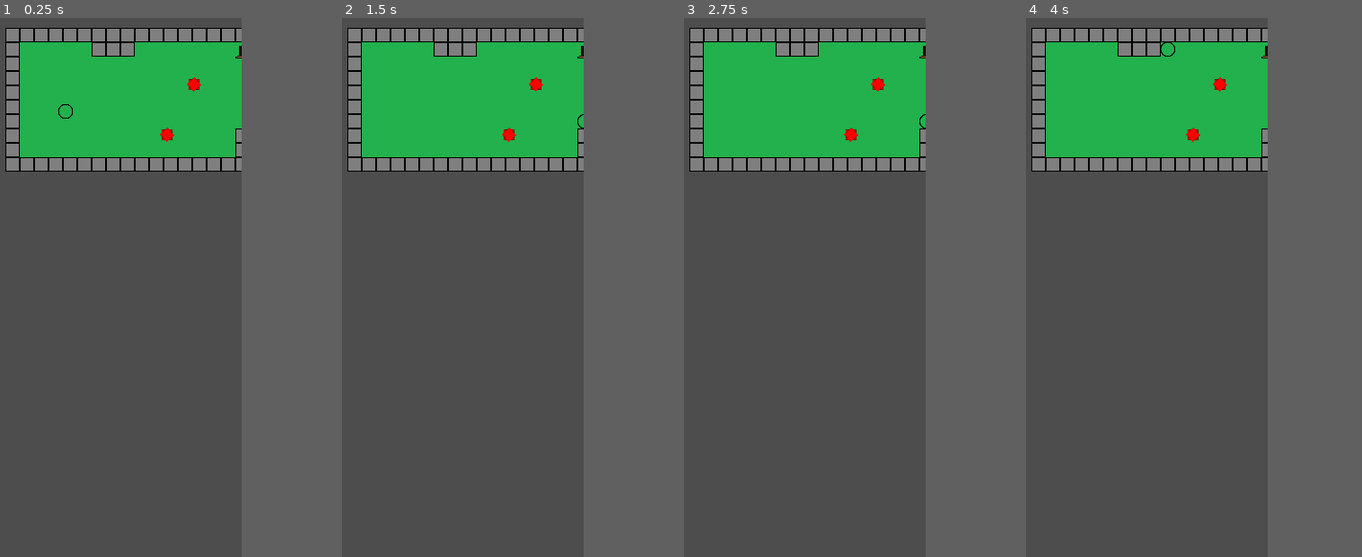
Above: before the commit, frames 1-4 (left to right).
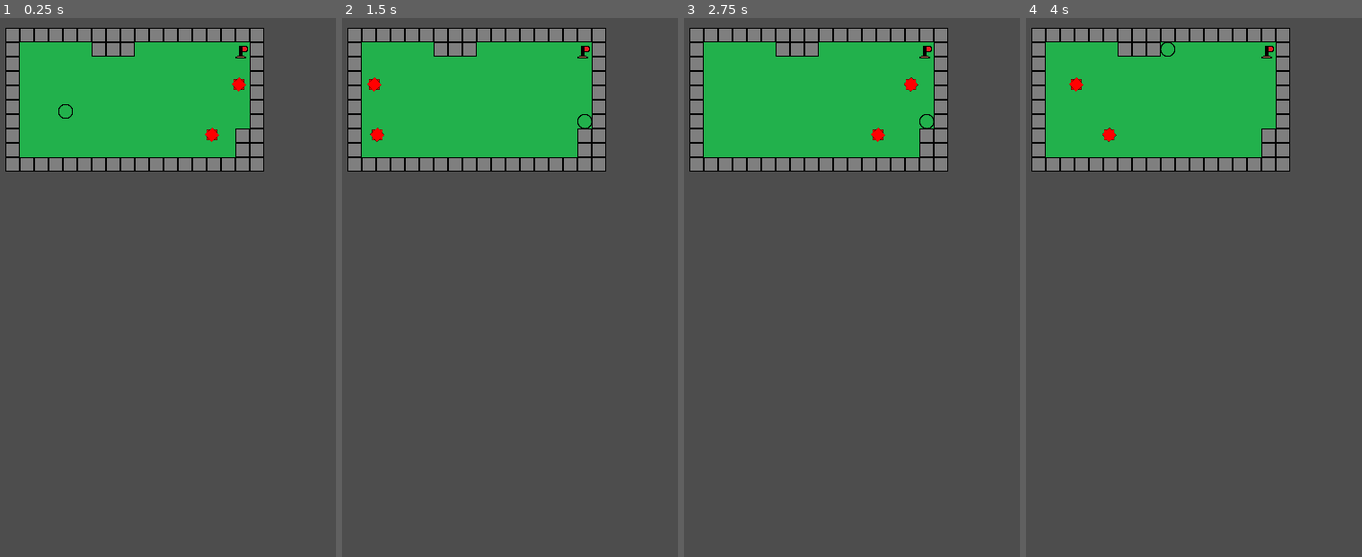
Above: after the commit, the same moments.

Repository: pt80/MobileGame
Game: Godot game, scene res://Scenes/Levels/NeilLevel.tscn
Two runs of this game, one before a commit and one after it. Both use one fixed random seed, a clock stepped at 60 frames per second and the inputs below. This scene is started directly instead of the project's main scene.
Inputs:
- Up to frame 1 (0.25 s): no input
- Up to frame 2 (1.5 s): hold D (right) 0.53-1.28 s; hold S (down) from 1.28 s (still down)
- Up to frame 3 (2.75 s): release S (down) at 2.03 s; hold D (right) from 2.03 s (still down)
- Up to frame 4 (4 s): release D (right) at 2.78 s; hold W (up) 2.78-3.53 s; hold A (left) from 3.53 s (still down)
In our replay, the window is 270x600 before the commit and 375x600 after it. These sizes can differ from the game's own. Grey fills any space a smaller window leaves; there, only what the larger window draws over its background counts as a difference.

The runs differ from the first frame. In frame 1, 2.1% of the frame differs, in the area x 47-79%, y 1-29%; in frame 2, 2.1%, in the area x 7-79%, y 1-29%; in frame 3, 2.1%; in frame 4, 2.1%.

Commit message:
added enemy movement

Diff:
--- a/Scenes/Characters/Enemy.tscn
+++ b/Scenes/Characters/Enemy.tscn
@@ -4,9 +4,9 @@
 [ext_resource type="Texture2D" uid="uid://ctmwf553sme3q" path="res://Images/enemy.png" id="2_us30l"]
 
 [sub_resource type="CircleShape2D" id="CircleShape2D_ucwi4"]
-radius = 7.0
+radius = 7.07107
 
-[node name="Enemy" type="Area2D"]
+[node name="Enemy" type="CharacterBody2D"]
 script = ExtResource("1_nubdq")
 
 [node name="Sprite2D" type="Sprite2D" parent="."]
@@ -16,4 +16,10 @@
 [node name="CollisionShape2D" type="CollisionShape2D" parent="."]
 shape = SubResource("CircleShape2D_ucwi4")
 
-[connection signal="body_entered" from="." to="." method="_on_body_entered"]
+[node name="RayCastRight" type="RayCast2D" parent="."]
+rotation = -1.57131
+target_position = Vector2(0, 10)
+
+[node name="RayCastLeft" type="RayCast2D" parent="."]
+rotation = -1.57131
+target_position = Vector2(0, -10)
--- a/Scripts/Enemy.gd
+++ b/Scripts/Enemy.gd
@@ -1,9 +1,15 @@
-extends Area2D
+extends CharacterBody2D
 
+const Speed = 200
+var Direction = 1
+@onready var ray_cast_right = $RayCastRight
+@onready var ray_cast_left = $RayCastLeft
 
-# Called when the node enters the scene tree for the first time.
-func _ready():
-	pass # Replace with function body.
+func _physics_process(delta):
+	if ray_cast_left.is_colliding() or ray_cast_right.is_colliding():
+		Direction *= -1
+	velocity.x =  Direction * Speed
+	move_and_slide()
 
 func _on_body_entered(body):
 	if body.name == "MainCharacter":
--- a/project.godot
+++ b/project.godot
@@ -20,7 +20,7 @@
 
 [display]
 
-window/size/viewport_width=270
+window/size/viewport_width=375
 window/size/viewport_height=600
 
 [input]
